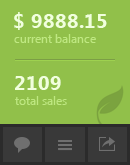
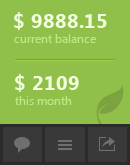
Layered file, before and after one edit (130×165). Changes by layer:
renamed "total sales" to "this month", painted on it over [19, 96, 72, 105]
renamed "2109" to "$ 2109", painted on it over [15, 74, 79, 92]
